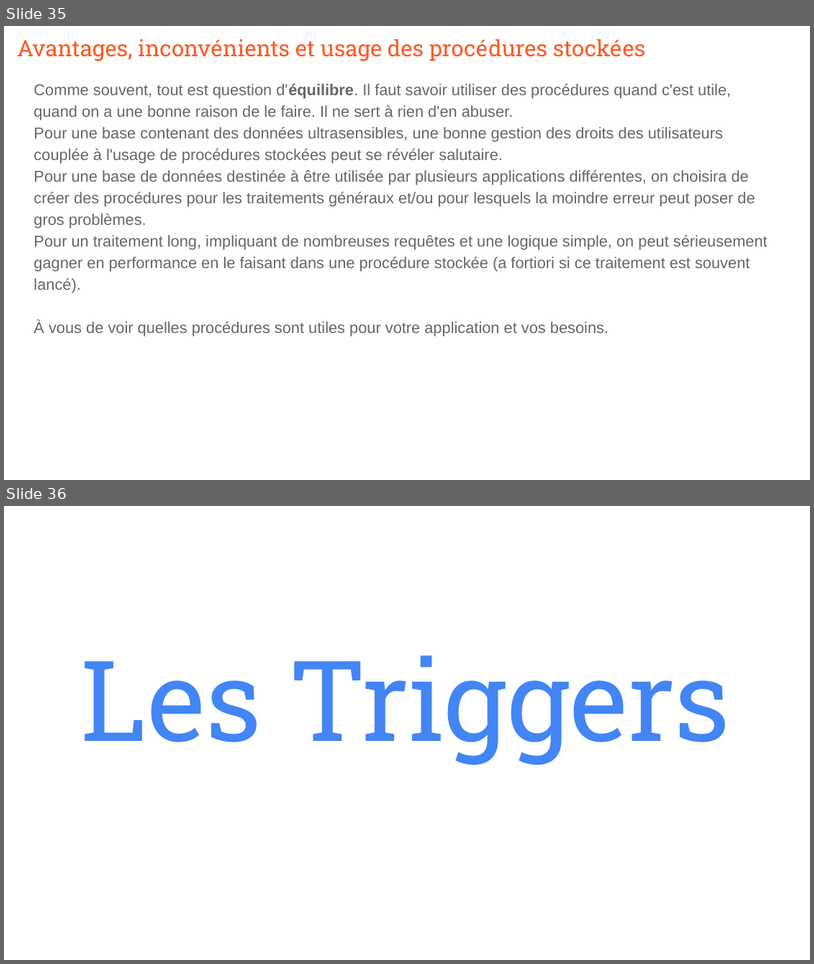
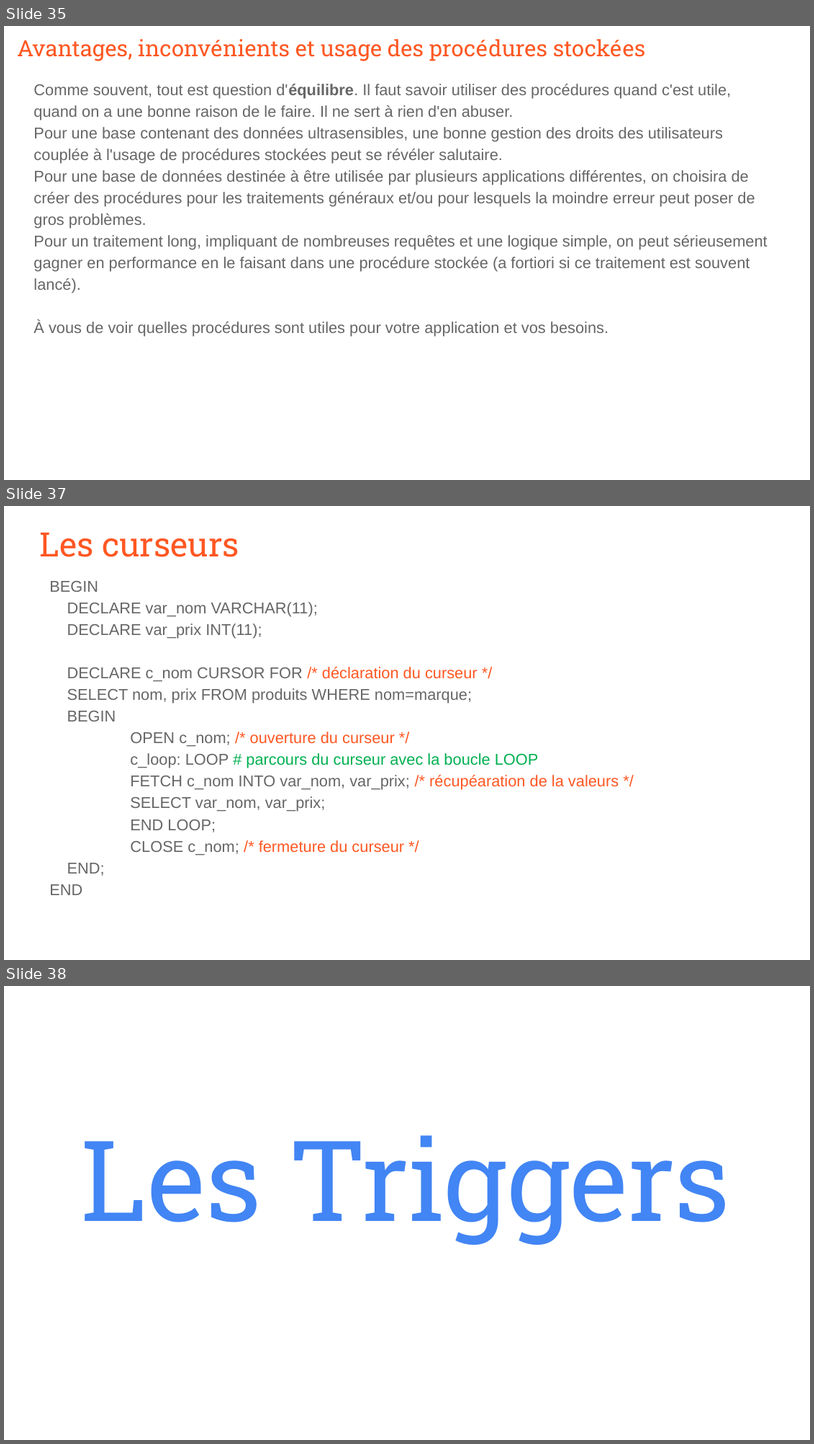
Before and after one commit to balamini-dev/TP_SQL, a slide deck: cours/Développement côté serveur.pptx. Shown one above the other, each under a label of ours: slides 35 and 36 before the commit, slides 35, 37 and 38 after it; the slides between them are not shown. The pictures are 814x964 and 814x1444 pixels, drawn with LibreOffice and Linux fonts; fonts in the diff are those of the drawing. Boxes give left, top, right and bottom in pixels: in the first picture for what was removed or moved away, otherwise in the second. Text is boxed around its words. In the diff, an @@ line names an element or a change of style, - is before the commit and + after.

```diff
--- a/cours/Développement côté serveur.pptx
+++ b/cours/Développement côté serveur.pptx
@@ slide 37 added at box(4, 506, 810, 960), background #FFFFFF @@
@@ title added at box(39, 533, 239, 557), 30 pt, text #FF5722 @@
+Les curseurs
@@ text added at box(49, 581, 619, 895), 14 pt, text #666666 @@
+BEGIN
+DECLARE var_nom VARCHAR(11);
+DECLARE var_prix INT(11);
+DECLARE c_nom CURSOR FOR /* déclaration du curseur */
+SELECT nom, prix FROM produits WHERE nom=marque;
+BEGIN
+OPEN c_nom; /* ouverture du curseur */
+c_loop: LOOP # parcours du curseur avec la boucle LOOP
+FETCH c_nom INTO var_nom, var_prix; /* récupéaration de la valeurs */
+SELECT var_nom, var_prix;
+END LOOP;
+CLOSE c_nom; /* fermeture du curseur */
+END;
+END
@@ what was slide 36 is now slide 38 @@
```
Also in this commit, not shown: 7 slides changed, 1 other slide added.
